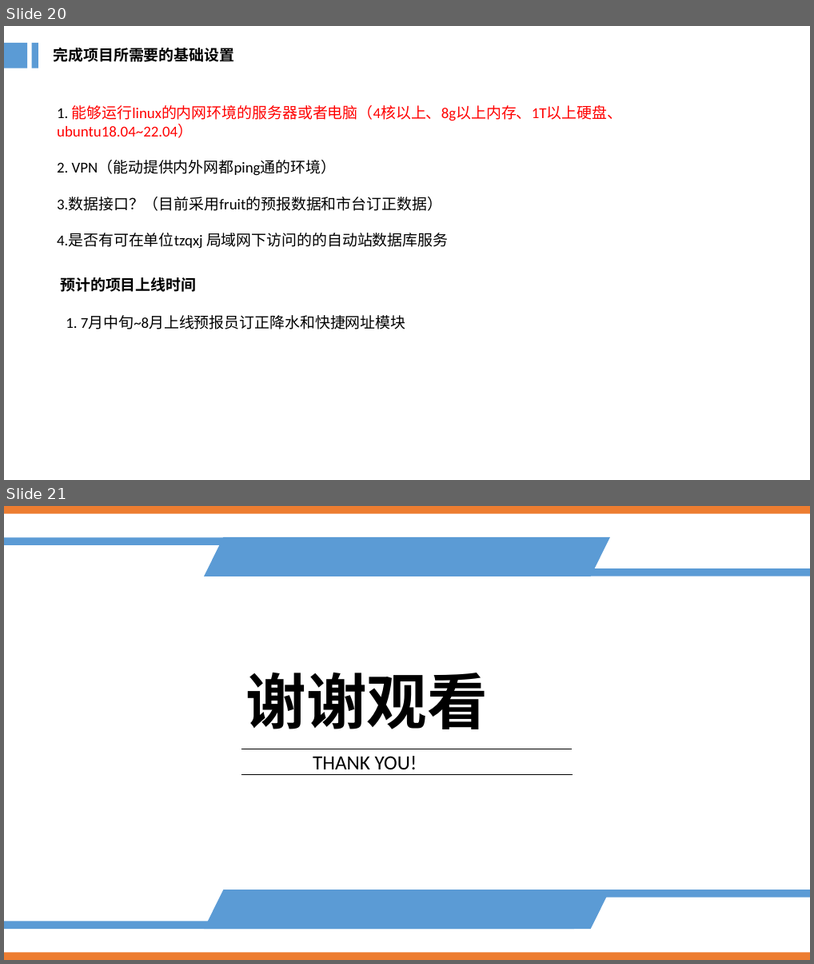
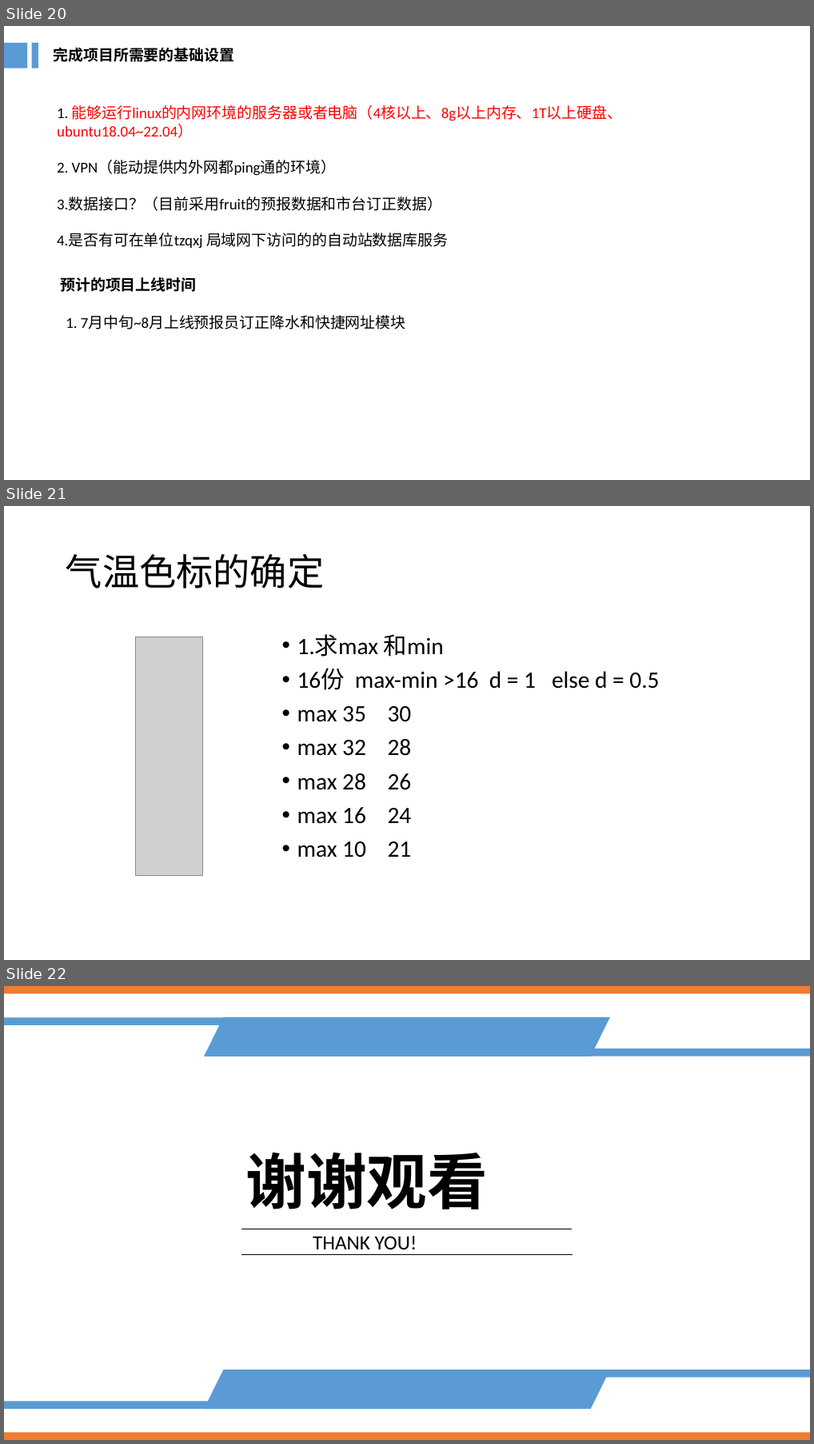
Before and after one commit to liyuan3970/web_met, a slide deck: 说明文档/项目申请-李渊.pptx. Shown one above the other, each under a label of ours: slides 20 and 21 before the commit, slides 20, 21 and 22 after it. The pictures are 814x964 and 814x1444 pixels, drawn with LibreOffice and Linux fonts; fonts in the diff are those of the drawing; grey boxes stand for pictures. Boxes give left, top, right and bottom in pixels: in the first picture for what was removed or moved away, otherwise in the second. Text is boxed around its words. In the diff, an @@ line names an element or a change of style, - is before the commit and + after.

```diff
--- a/说明文档/项目申请-李渊.pptx
+++ b/说明文档/项目申请-李渊.pptx
@@ slide 21 added at box(4, 506, 810, 960), background #FFFFFF @@
@@ title added at box(66, 554, 324, 588), 44 pt, text #000000 @@
+气温色标的确定
@@ picture added at box(135, 636, 202, 875) @@
@@ text added at box(298, 634, 659, 857), 28 pt, text #000000 @@
+• 1.求max 和min
+• 16份 max-min >16 d = 1 else d = 0.5
+• max 35 30
+• max 32 28
+• max 28 26
+• max 16 24
+• max 10 21
@@ what was slide 21 is now slide 22 @@
```
Also in this commit, not shown: 1 slide changed, 1 other file.
